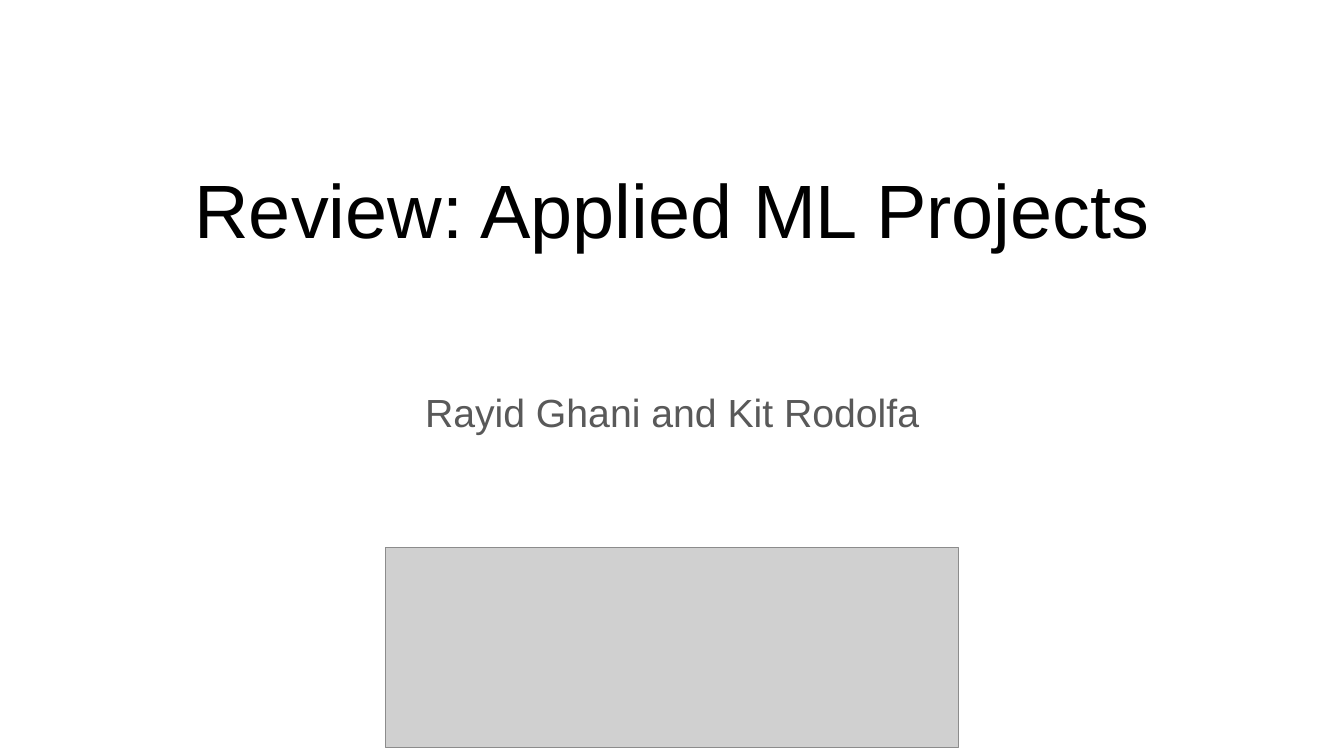
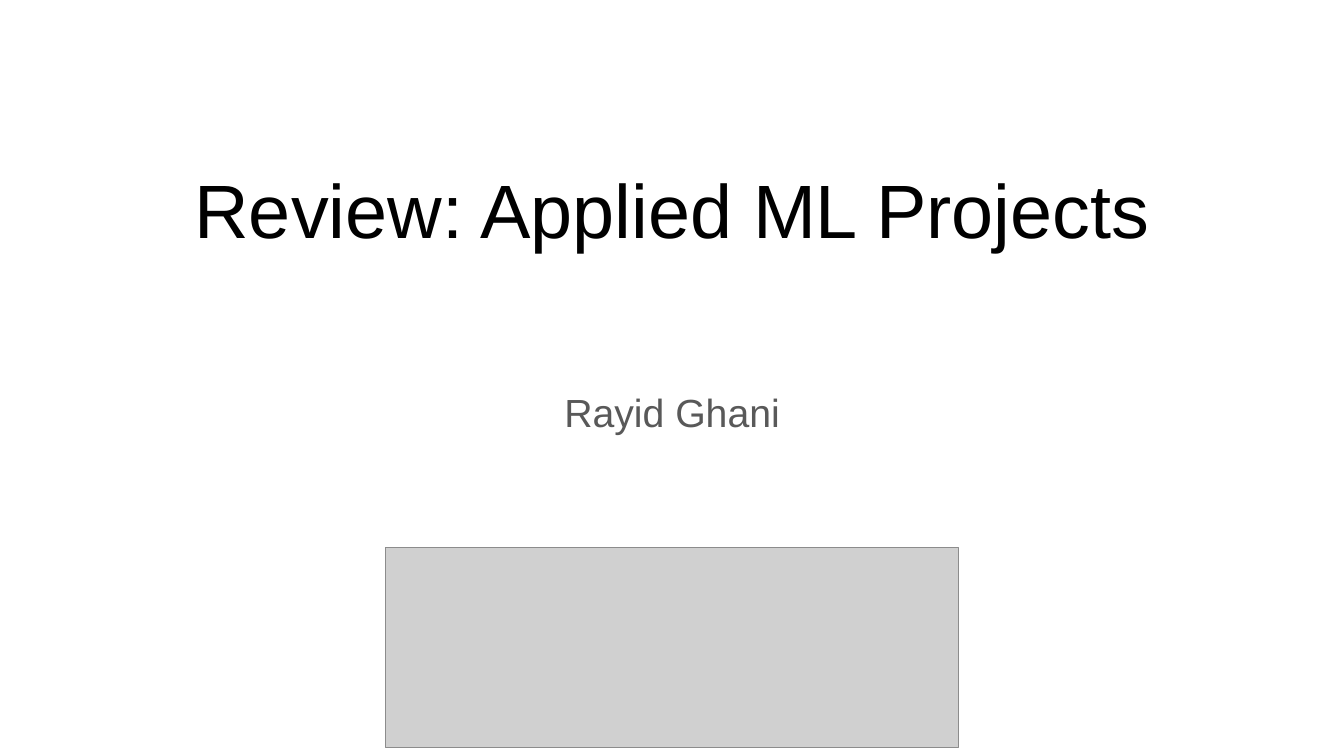
Before and after one commit to dssg/MLinPractice, a slide deck: slide 1 of Lectures/Lecture11-Module1Review.pptx. Drawn at 1344x756 pixels with LibreOffice and Linux fonts; fonts in the diff are those of the drawing; grey boxes stand for pictures. Boxes give left, top, right and bottom in pixels: in the first picture for what was removed or moved away, otherwise in the second. Text is boxed around its words. In the diff, an @@ line names an element or a change of style, - is before the commit and + after.

```diff
--- a/Lectures/Lecture11-Module1Review.pptx
+++ b/Lectures/Lecture11-Module1Review.pptx
@@ text at (564, 398, 779, 435): text changed @@
-Rayid Ghani and Kit Rodolfa
+Rayid Ghani
```
Also in this commit, not shown: 4 other slides changed, 1 other file.
